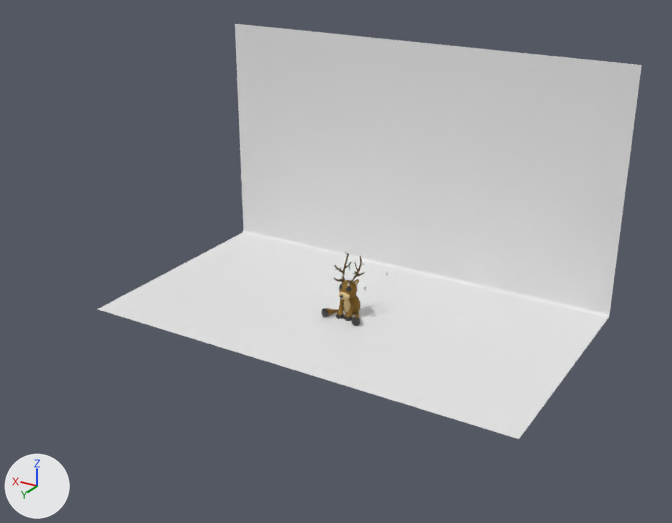
Before and after pictures for a commit that changed the Blender file meshes/DeerInHeadLights.blend.
The view is the same before and after, from a 50 mm camera at (-43.6, 75.8, 43.3) aimed at (-1.7, 5.9, 8.4). Lighting does not change. The marker at lower left points along +X, +Y and +Z.

The first picture shows 'Cube', 'Reindeer'.
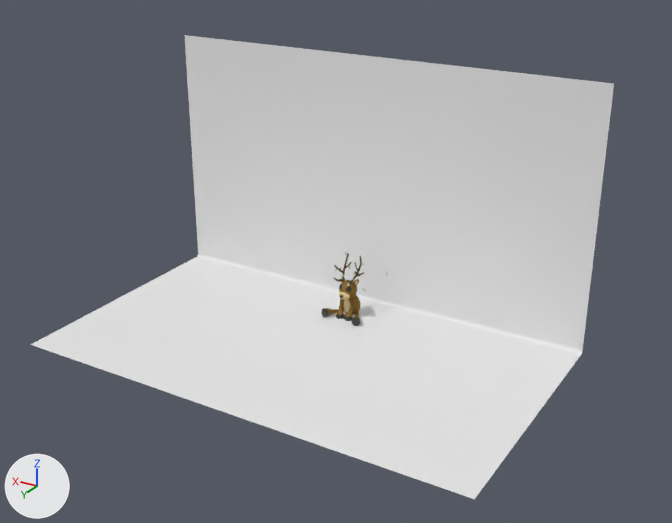
Edits to the bpy script that builds the scene:
```text
Change me_cube_002:
    where me_cube_002.from_pydata(...)  # 16 vertices, 7 faces; spans x -23.4..23.4, y -13.0..13.0, z 0.0..26.0
    used by ob_cube; location = (0.0, 0.0, 0.0)
    verts and faces of me_cube_002; kept vertices keep their numbers, new ones are numbered from 16
    before: 0 (-23.4, -13.0, 26.0) at pixel (641, 64), 1 (-23.4, 13.0, 0.0) at pixel (518, 439), 2 (23.4, -13.0, 26.0) at pixel (234, 23), 3 (23.4, 13.0, 0.0) at pixel (97, 309), 4 (-23.4, -12.6, 0.0) at pixel (608, 318)
    before: 5 (-23.4, -13.0, 0.4) at pixel (609, 312), 6 (-23.4, -12.7, 0.0) at pixel (608, 317), 7 (-23.4, -12.8, 0.1) at pixel (608, 316), 8 (-23.4, -12.9, 0.2) at pixel (609, 315), 9 (-23.4, -13.0, 0.3) at pixel (609, 314)
    before: 10 (23.4, -13.0, 0.4) at pixel (243, 228), 11 (23.4, -12.6, 0.0) at pixel (241, 233), 12 (23.4, -13.0, 0.3) at pixel (243, 229), 13 (23.4, -12.9, 0.2) at pixel (243, 230), 14 (23.4, -12.8, 0.1) at pixel (242, 231)
    before: 15 (23.4, -12.7, 0.0) at pixel (242, 232)
    me_cube_002 part 1
    add delete_vertices([*range(0, 16)])  # with the faces that use them
    add verts[16] = (-23.4, -3.9, 26.0)  # pixel (614, 83)
    add verts[17] = (-23.4, 22.1, 0.0)  # pixel (474, 499)
    add verts[18] = (-23.4, -3.4, 0.0)  # pixel (580, 355)
    add verts[19] = (-23.4, -3.9, 0.4)  # pixel (582, 349)
    add verts[20] = (-23.4, -3.6, 0.0)  # pixel (581, 354)
    add verts[21] = (-23.4, -3.7, 0.1)  # pixel (581, 353)
    add verts[22] = (-23.4, -3.8, 0.2)  # pixel (582, 352)
    add verts[23] = (-23.4, -3.9, 0.3)  # pixel (582, 350)
    add for new, old in zip([*range(24, 32)], [*range(16, 24)]): verts[new] = verts[old] + (46.8, 0.0, 0.0)
    add faces += [(16, 24, 27, 19), (18, 20, 28, 26), (20, 21, 29, 28), (21, 22, 30, 29), (22, 23, 31, 30), (19, 27, 31, 23)]
    add faces += [(17, 18, 26, 25)]
```

Location of each change, [x1, y1, x2, y2] in pixels of the pictures (672 x 523 px):
'Cube', reshaped (7% wider, 12% taller)
    before: [98, 24, 642, 439]
    after: [31, 35, 614, 499]
